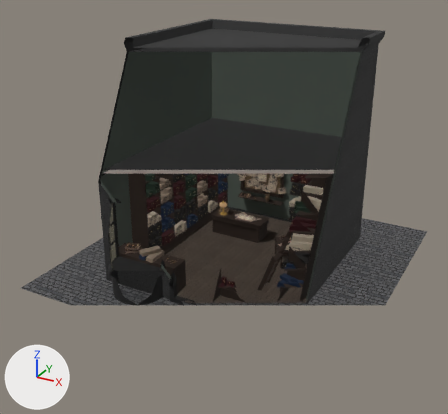
Two versions of the glTF model models/wandStore.glb, one commit apart.
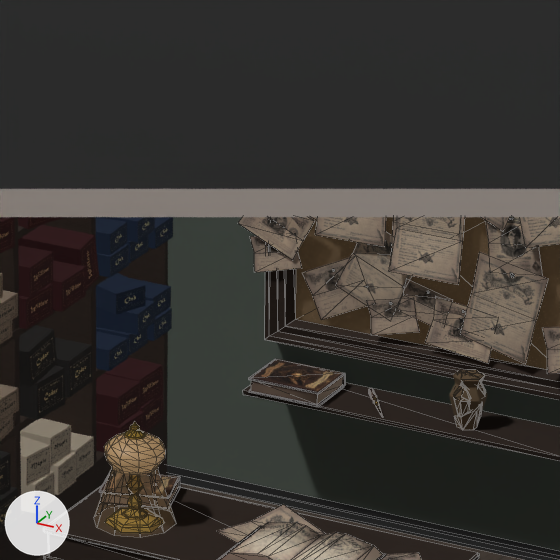
The first picture shows the older version from a 50 mm lens placed at (13.32, -26.16, 15.81), pointed at (-0.33, -1.34, 3.4). The close-ups show both versions on the part from 46% to 62% of the width and 35% to 53% of the height of that picture. The lights are fixed; the arrows at lower left show +X, +Y and +Z. The close-ups show mesh edges as thin lines. Everything nearer to the camera than a plane just in front of the edit is cut away. Objects named as collision shapes, trigger or cutter boxes, shadow casters or lower levels of detail are left out. Where no turn or scale is listed for an object, it has been applied to the vertices.

Names of what the first close-up shows: 'Shelves', 'SmallShelf', 'Store', 'Tables'.
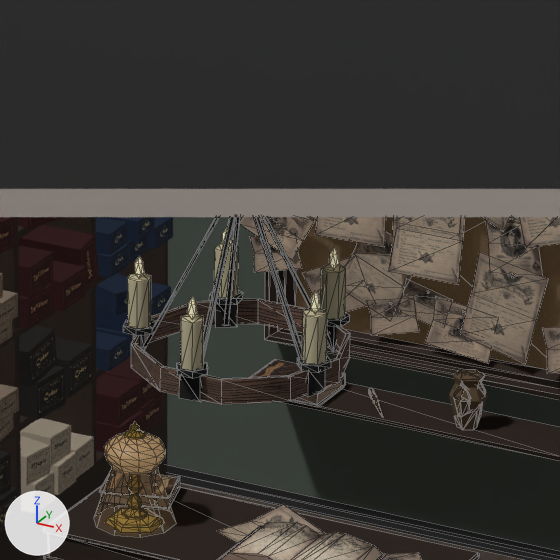
Boxes [x1, y1, x2, y2] around the edits, measured in the close-ups (560 x 560 px):
'Lamp', added
    after: [123, 217, 350, 405]
    faces in mat_rough (picture img_labels_color_palette_min): [123, 217, 350, 402]
    faces in mat_wand (picture img_wand_min): [131, 299, 350, 405]
    faces in mat_emissive: [135, 227, 339, 319]

The change in detail:
Mesh me_cube is new.
It has 320 vertices, 474 faces and spans x -0.76..0.76, y -0.78..0.7, z -1.5..0.19.
Faces by material slot: [294, 80, 100].
It uses material mat_rough (picture img_labels_color_palette_min).
It uses material mat_wand (picture img_wand_min).
It uses material mat_emissive.
Object 'Lamp' (ob_lamp) is new; it shows me_cube.
Its location is (0.0, -0.557, 5.442).
